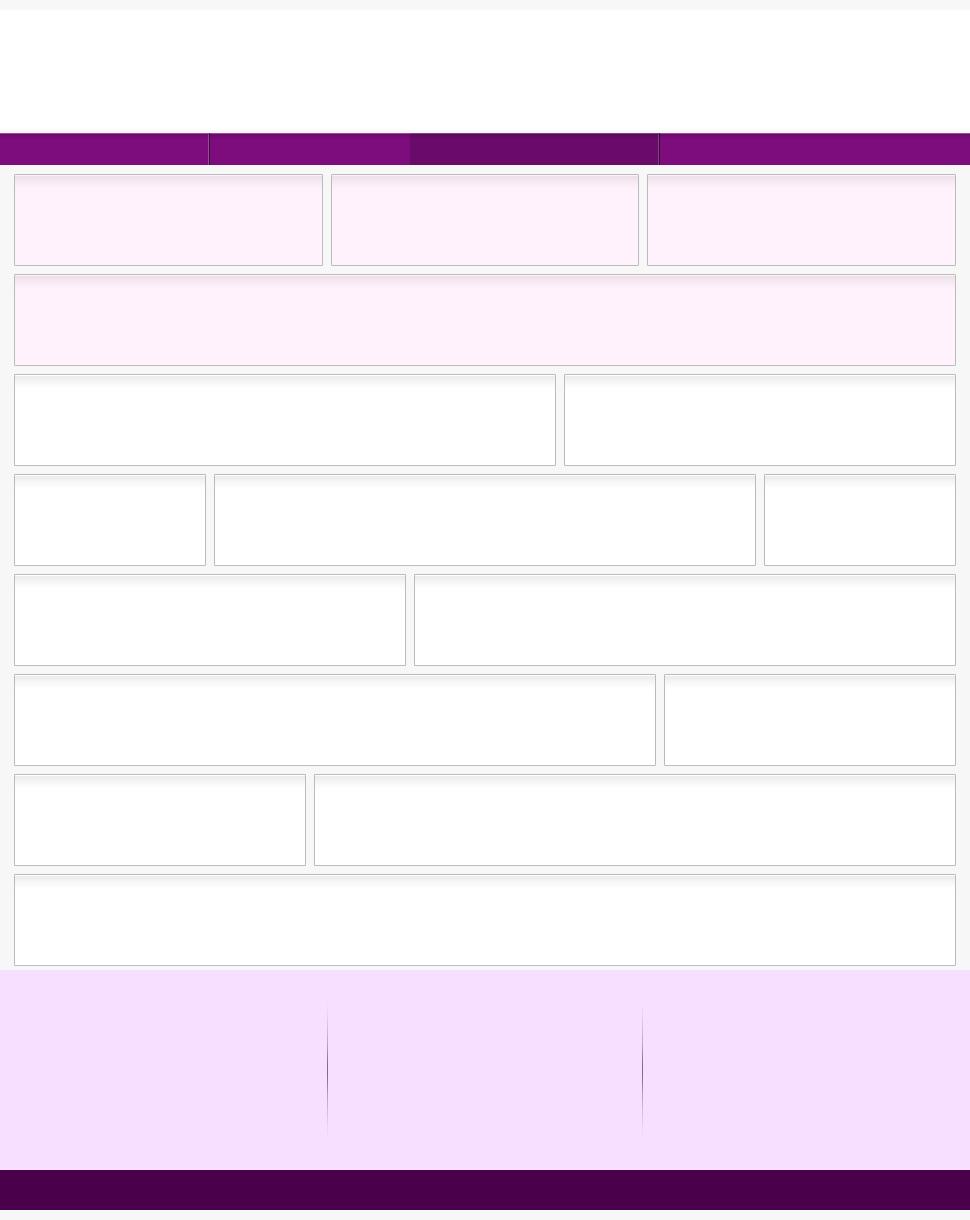
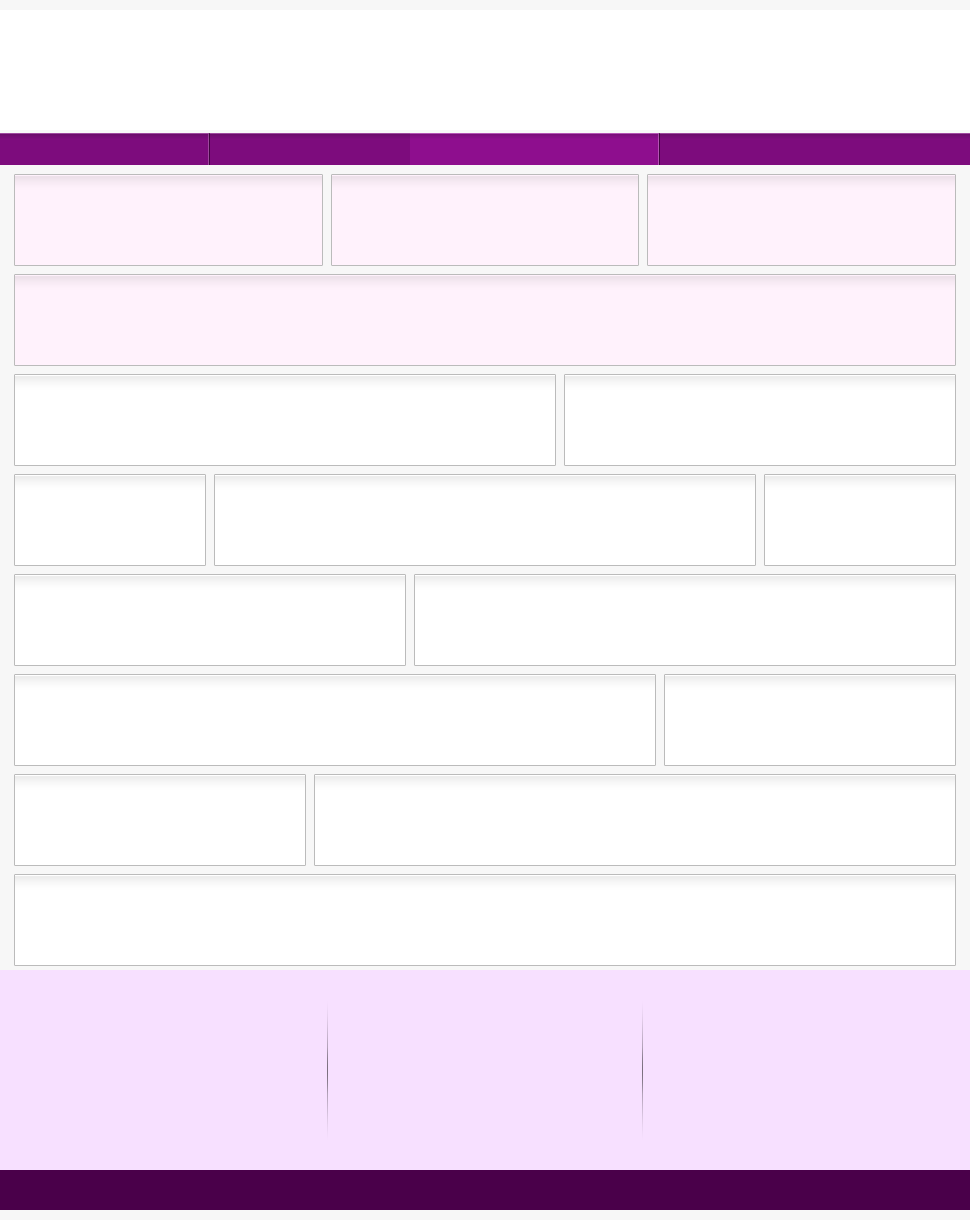
Revision of a layered 970x1220 image; what changed, layer by layer:
"navbar - active": blend multiply → color dodge, painted on it over [left=410, top=133, right=660, bottom=165]
